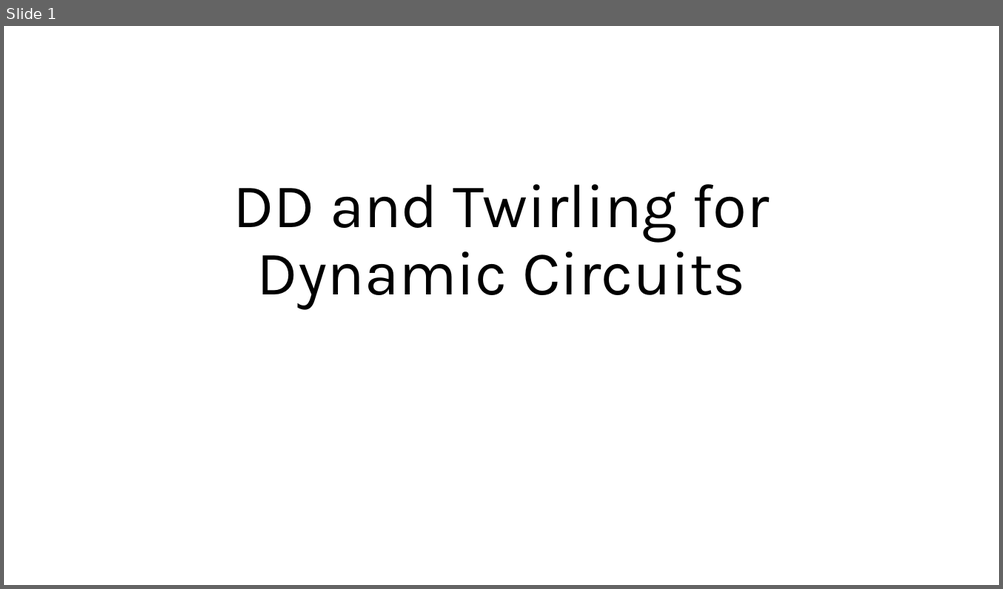
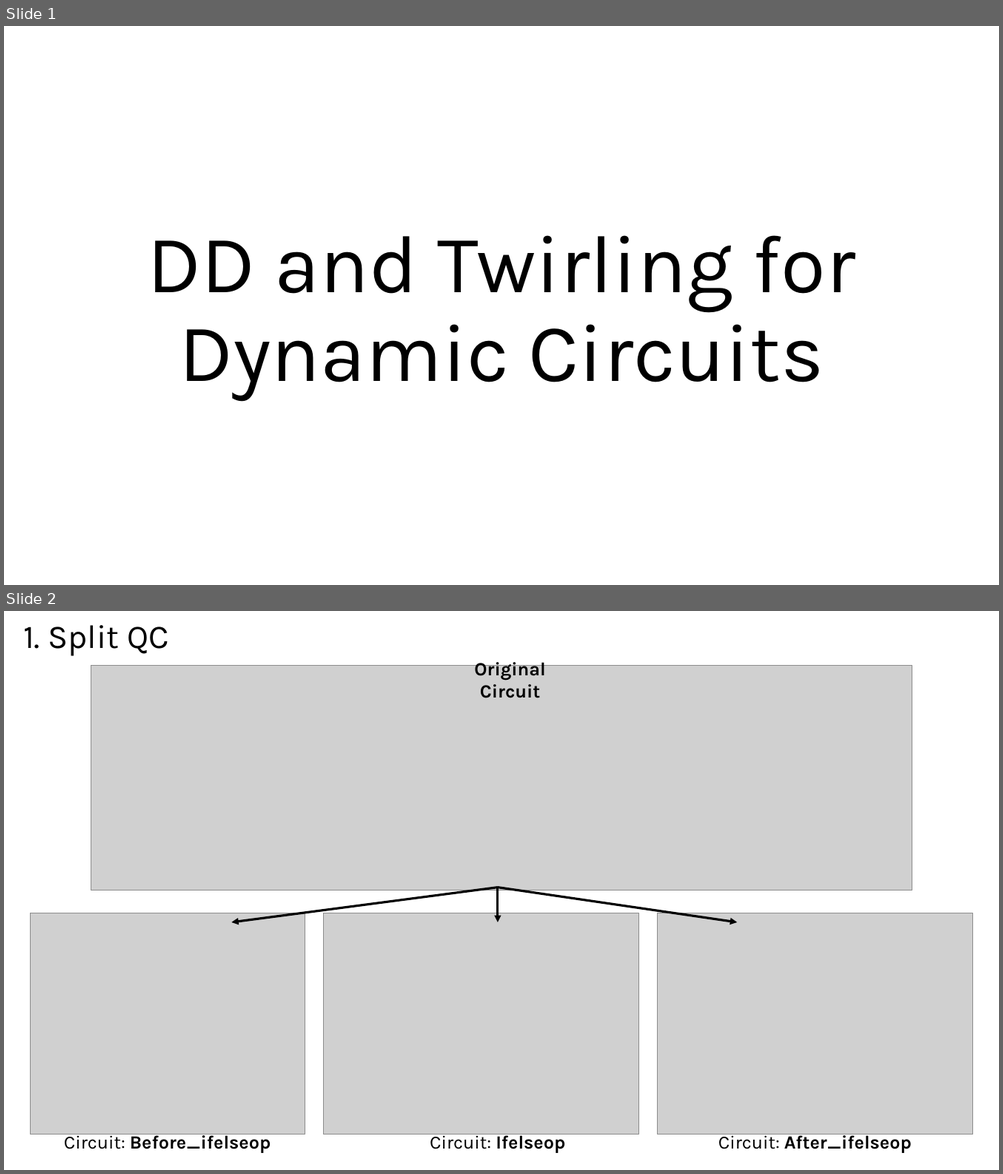
Before and after one commit to Shreyansh9878/8-Qubit-Bell-Inequality, a slide deck: DD and Twirling for Dynamic Circuits.pptx. Shown one above the other, each under a label of ours: slide 1 before the commit, slides 1 and 2 after it. The pictures are 1003x589 and 1003x1174 pixels, drawn with LibreOffice and Linux fonts; fonts in the diff are those of the drawing; grey boxes stand for pictures. Boxes give left, top, right and bottom in pixels: in the first picture for what was removed or moved away, otherwise in the second. Text is boxed around its words. In the diff, an @@ line names an element or a change of style, - is before the commit and + after.

```diff
--- a/DD and Twirling for Dynamic Circuits.pptx
+++ b/DD and Twirling for Dynamic Circuits.pptx
@@ slide 2 added at box(4, 611, 999, 1170), background #FFFFFF @@
@@ text added at box(23, 625, 169, 656), 32 pt, text #000000 @@
+1. Split QC
@@ picture added at box(91, 666, 912, 891) @@
@@ text added at box(474, 659, 545, 698), 18 pt, text #000000, bold @@
+Original Circuit
@@ arrow added from (498, 888) to (232, 923), #000000 2.25 pt @@
@@ arrow added from (498, 888) to (737, 923), #000000 2.25 pt @@
@@ arrow added from (498, 888) to (498, 923), #000000 2.25 pt @@
@@ picture added at box(30, 914, 304, 1135) @@
@@ picture added at box(324, 914, 639, 1135) @@
@@ picture added at box(657, 914, 973, 1135) @@
@@ text added at box(64, 1132, 271, 1153), 18 pt, text #000000, bold @@
+Circuit: Before_ifelseop
@@ text added at box(430, 1132, 565, 1153), 18 pt, text #000000 @@
+Circuit: Ifelseop
@@ text added at box(718, 1132, 911, 1153), 18 pt, text #000000, bold @@
+Circuit: After_ifelseop
@@ slide 1 changed as well @@
@@ title "DD and Twirling for Dynamic ...": place and size @@
-title "DD and Twirling for Dynamic ..." at box(233, 184, 769, 309)
+title "DD and Twirling for Dynamic ..." at box(147, 235, 855, 400)
@@ title "DD and Twirling for Dynamic ..." at box(147, 235, 855, 400): size 60 to 79.2 pt @@
```
Also in this commit, not shown: 7 other slides added, 1 slide removed.
